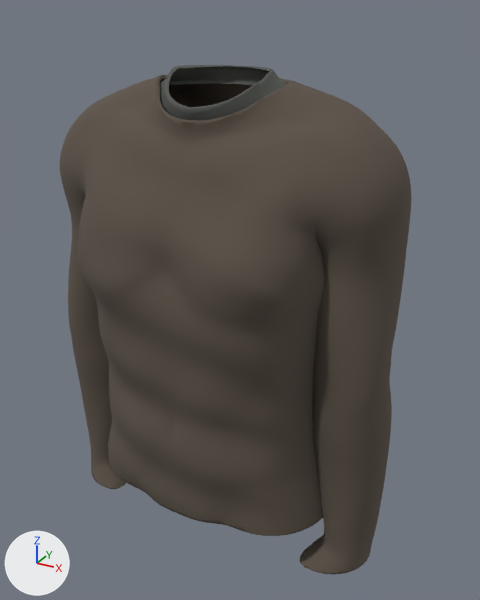
An edit to the glTF model packages/client/public/assets/characters/cypher-reality.glb, drawn before and after from the same camera.
One viewpoint serves both versions: a 50 mm lens placed at (1.1, -1.92, 3.96), pointed at (0.06, -0.03, 3.02). Arrows for +X, +Y and +Z are at lower left; the lights stay in place. The older version comes first.

In view in the first picture: 'cypher-reality-collar', 'cypher-reality-sweater'.
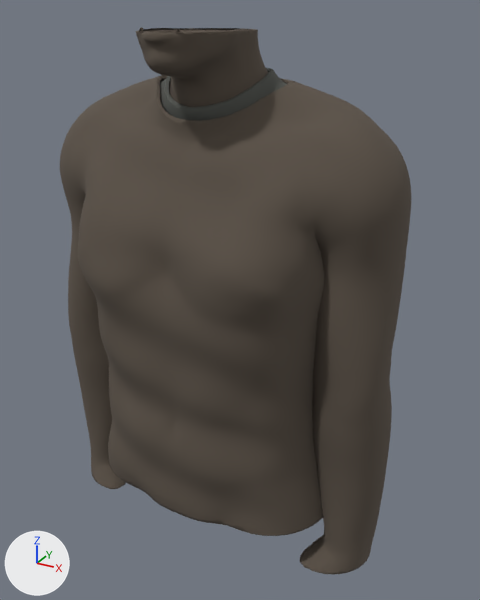
Commit message: Fit Cypher neck to complete anatomy without collar penetration

Pixel boxes (x1, y1, x2, y2) of what changed, in the pictures (480 x 600 px):
'cypher-reality-neck-reference', added
    after: (136, 27, 268, 107)

The change, as a list of edits to the scene's bpy script:
```text
Add mat_cypher_reality_neck_reference:
    mat_cypher_reality_neck_reference = principled_material('cypher-reality-neck-reference')
    mat_cypher_reality_neck_reference.base_color = (0.105, 0.083, 0.063)  # brown #5b5147
    mat_cypher_reality_neck_reference.roughness = 0.97
Add me_cypher_reality_neck_reference:
    me_cypher_reality_neck_reference.from_pydata(...)  # 6147 vertices, 11806 faces; spans x -0.596..0.596, y -0.391..0.219, z 3.325..3.912
    me_cypher_reality_neck_reference.materials.append(mat_cypher_reality_neck_reference)  # brown #5b5147
Add ob_cypher_reality_neck_reference:
    ob_cypher_reality_neck_reference = bpy.data.objects.new('cypher-reality-neck-reference', me_cypher_reality_neck_reference)
    ob_cypher_reality_neck_reference.location = (0.0, 0.0, 0.0)
```
